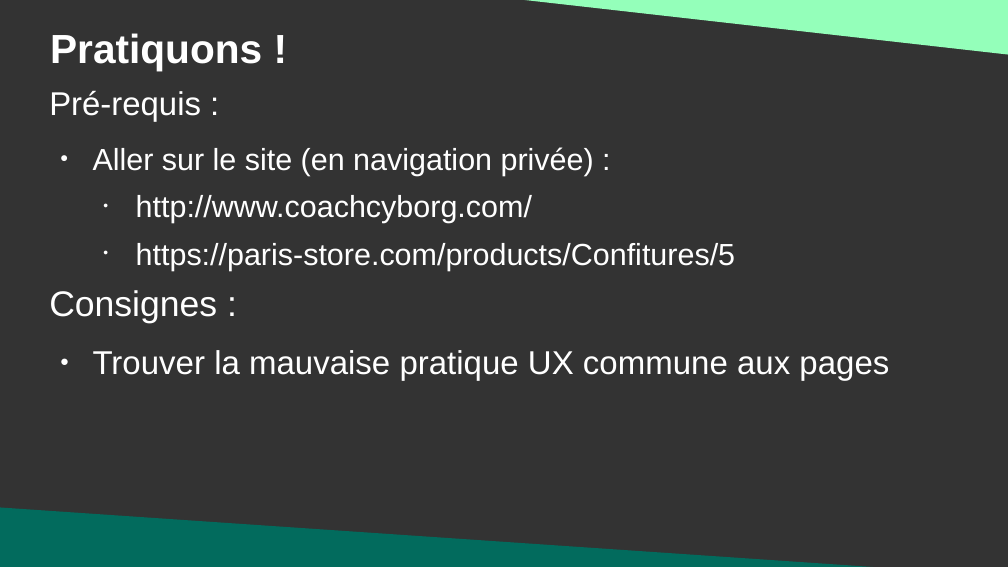
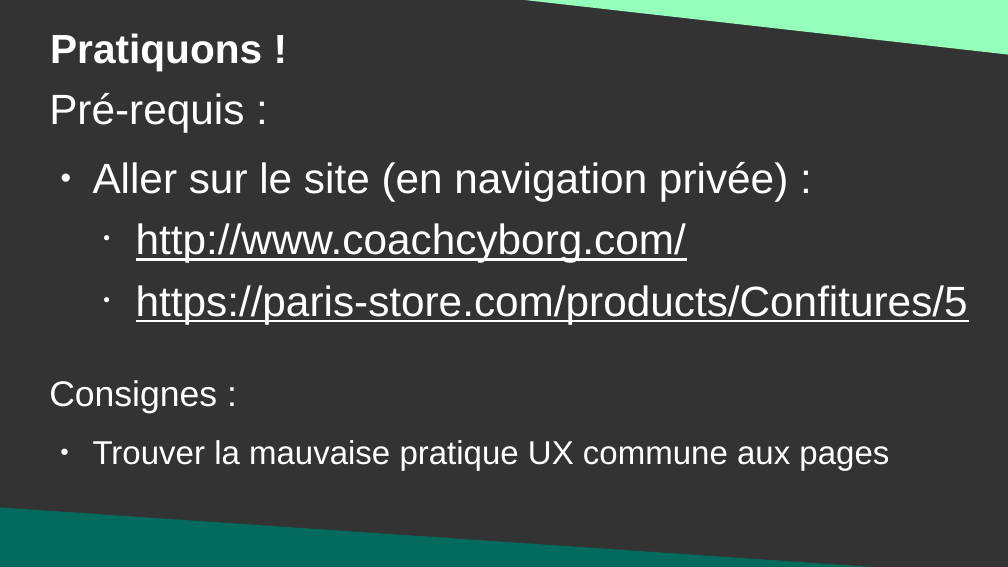
Before and after one commit to DanYellow/cours, a slide deck: slide 20 of ergonomie-et-accessibilite-s2/numero-1/presentation.odp. Drawn at 1008x567 pixels with LibreOffice and Linux fonts; fonts in the diff are those of the drawing. Boxes give left, top, right and bottom in pixels: in the first picture for what was removed or moved away, otherwise in the second. Text is boxed around its words. In the diff, an @@ line names an element or a change of style, - is before the commit and + after.

```diff
--- a/ergonomie-et-accessibilite-s2/numero-1/presentation.odp
+++ b/ergonomie-et-accessibilite-s2/numero-1/presentation.odp
@@ text "Pré-requis :" at [49,93,968,324]: size 25.9 to 33.3 pt in "Pré-requis :"; size 24.1 to 33.3 pt; underline on in "http://www.coachcyborg.com/", "https://paris-store.com/products/Confitures/5" @@
@@ text "Consignes :": place and size @@
-text "Consignes :" at [49,290,889,380]
+text "Consignes :" at [49,380,889,470]
```
Also in this commit, not shown: 6 other slides changed, 3 slides added, 6 other files.
